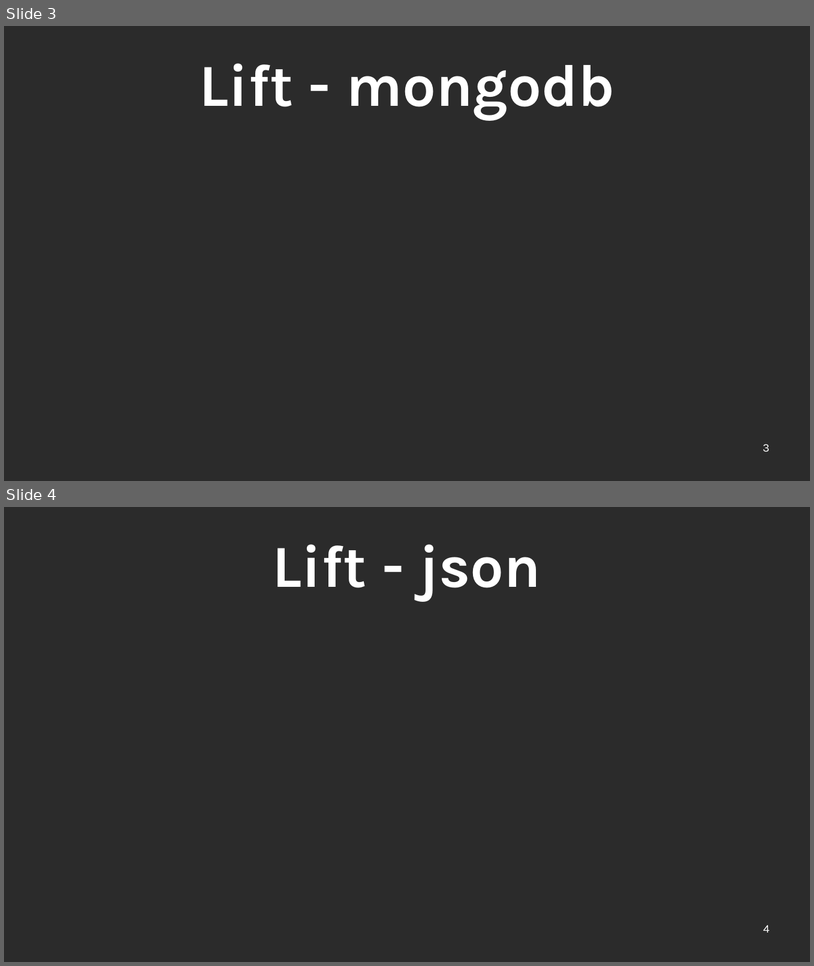
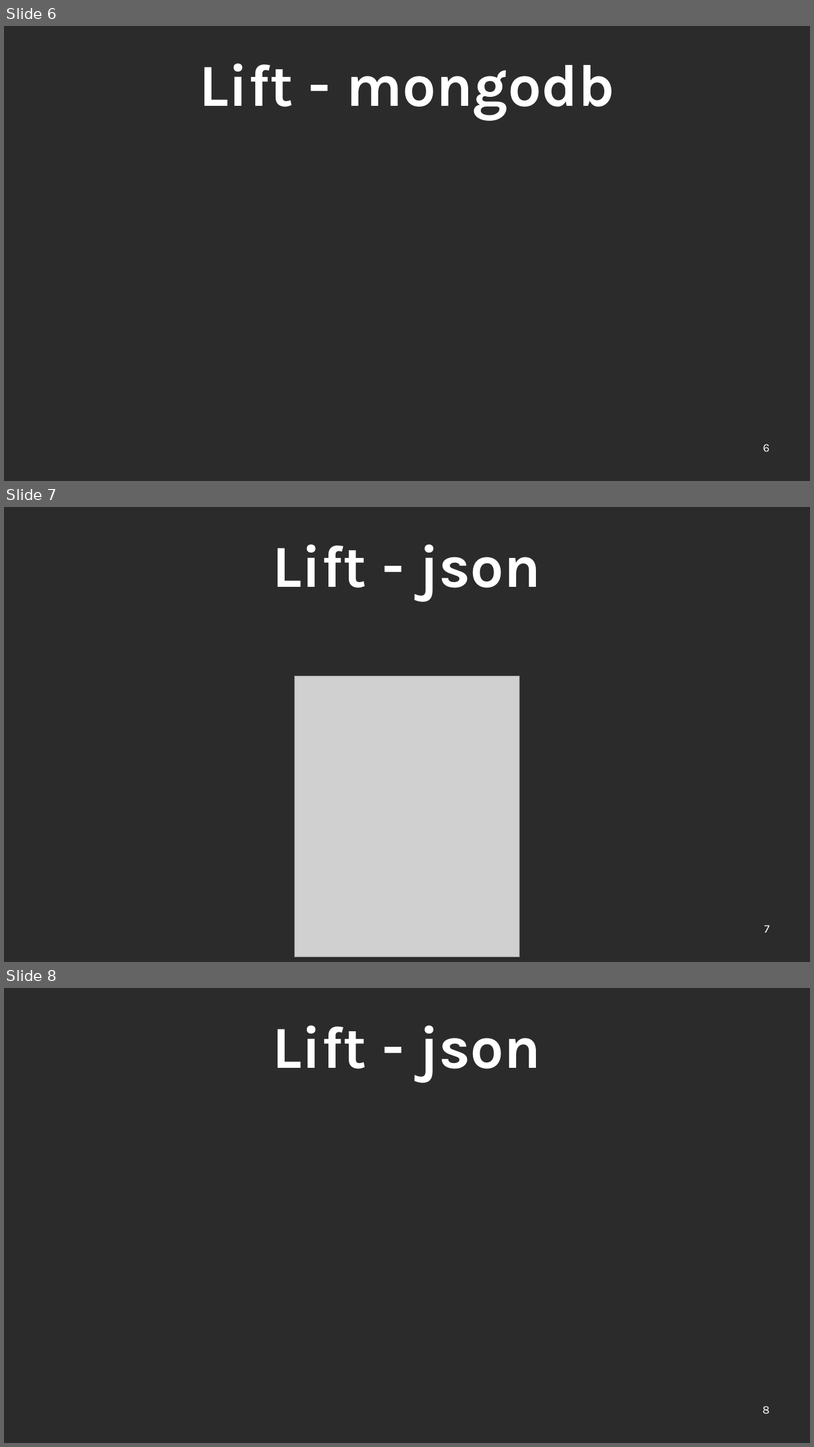
Before and after one commit to ScalaConsultants/lift-rest-demo, a slide deck: doc/lift-demo.odp. Shown one above the other, each under a label of ours: slides 3 and 4 before the commit, slides 6, 7 and 8 after it. The pictures are 814x966 and 814x1447 pixels, drawn with LibreOffice and Linux fonts; fonts in the diff are those of the drawing; grey boxes stand for pictures; background and template pictures are left out; a plain dark background stands for a picture behind light text. Boxes give left, top, right and bottom in pixels: in the first picture for what was removed or moved away, otherwise in the second. Text is boxed around its words. In the diff, an @@ line names an element or a change of style, - is before the commit and + after.

```diff
--- a/doc/lift-demo.odp
+++ b/doc/lift-demo.odp
@@ slide 7 added at <box>4,507,810,962</box>, background picture (left out) @@
@@ title added at <box>273,544,542,601</box>, 72 pt, text #FFFFFF, bold @@
+Lift - json
@@ picture added at <box>294,676,520,956</box> @@
@@ page number added at <box>765,925,770,932</box>, 14 pt, text #FFFFFF @@
+7
@@ what was slide 3 is now slide 6 @@
@@ page number at <box>764,444,770,451</box>: text changed @@
-3
+6
@@ what was slide 4 is now slide 8 @@
@@ page number at <box>763,1406,770,1414</box>: text changed @@
-4
+8
```
Also in this commit, not shown: 6 other slides added, 2 slides removed.
